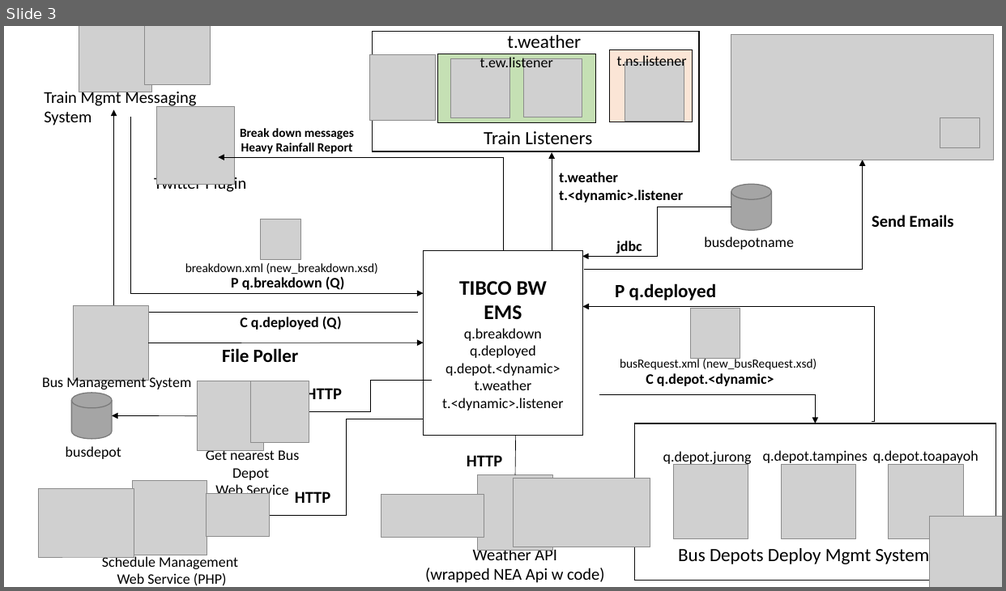
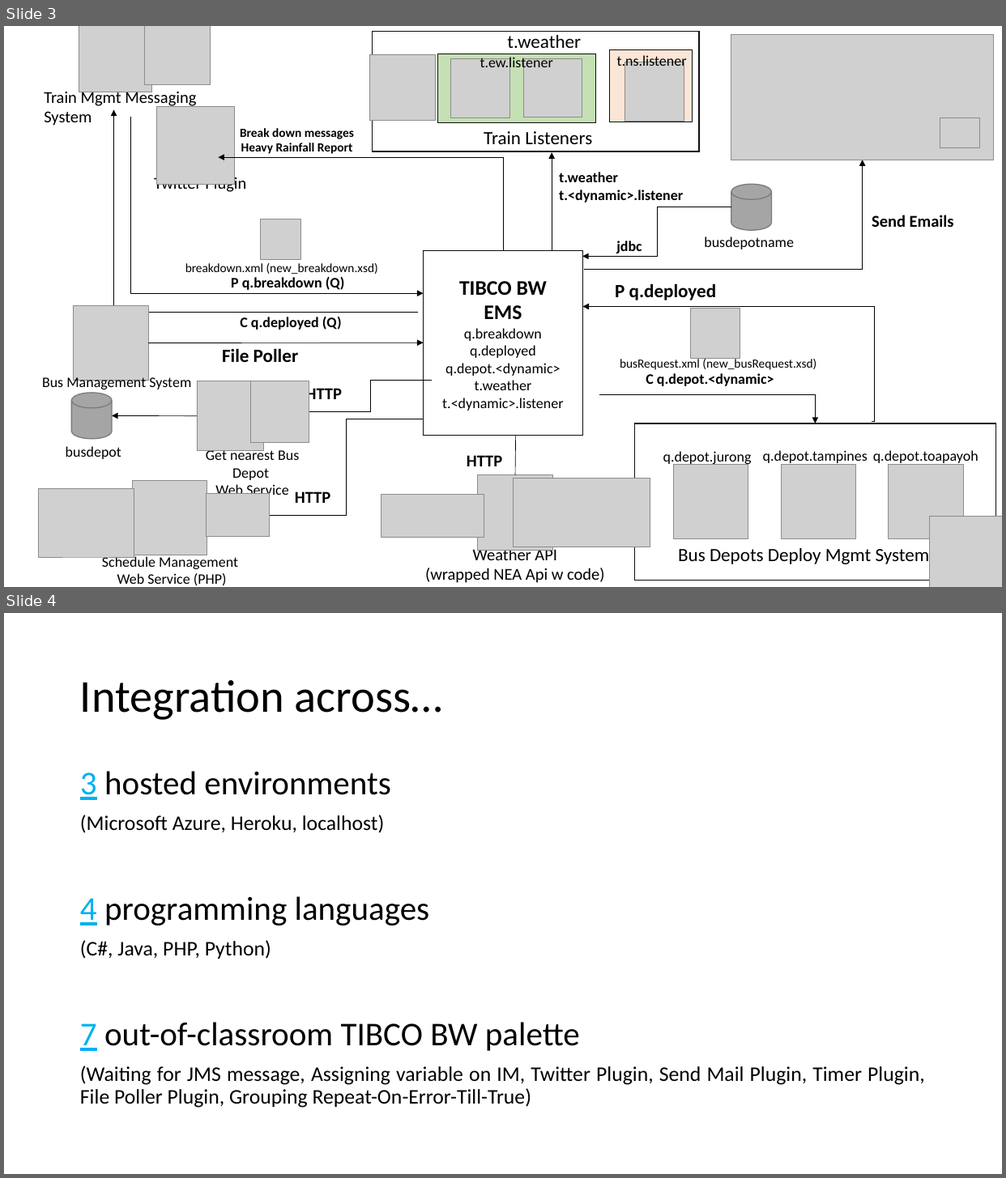
Before and after one commit to eugene-choy-2016/EI_Project, a slide deck: EI Diagrams2.pptx. Shown one above the other, each under a label of ours: slide 3 before the commit, slides 3 and 4 after it. The pictures are 1006x591 and 1006x1178 pixels, drawn with LibreOffice and Linux fonts; fonts in the diff are those of the drawing; grey boxes stand for pictures. Boxes give left, top, right and bottom in pixels: in the first picture for what was removed or moved away, otherwise in the second. Text is boxed around its words. In the diff, an @@ line names an element or a change of style, - is before the commit and + after.

Commit message:
updated ppt
updated ppt to include things we've used out of class.

```diff
--- a/EI Diagrams2.pptx
+++ b/EI Diagrams2.pptx
@@ slide 4 added at bbox=[4, 613, 1002, 1174], background #FFFFFF @@
@@ title added at bbox=[80, 680, 443, 720], 44 pt, text #000000 @@
+Integration across…
@@ text added at bbox=[80, 771, 925, 1108], 20 pt, text #000000 @@
+3 hosted environments
+(Microsoft Azure, Heroku, localhost)
+4 programming languages
+(C#, Java, PHP, Python)
+7 out-of-classroom TIBCO BW palette
+(Waiting for JMS message, Assigning variable on IM, Twitter Plugin, Send Mail Plugin, Timer Plugin, File Poller Plugin, Grouping Repeat-On-Error-Till-True)
```
Also in this commit, not shown: 2 slides changed.
